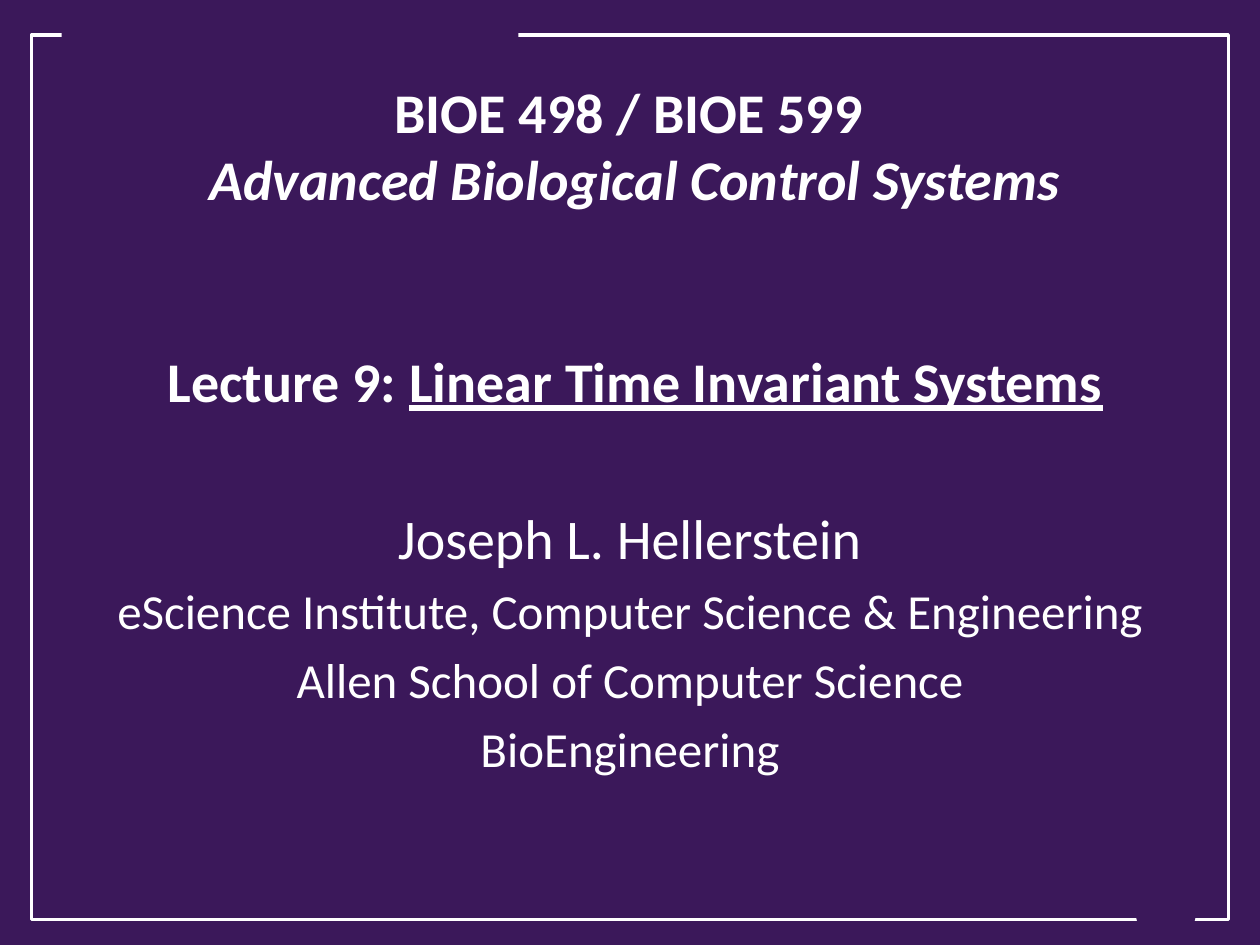
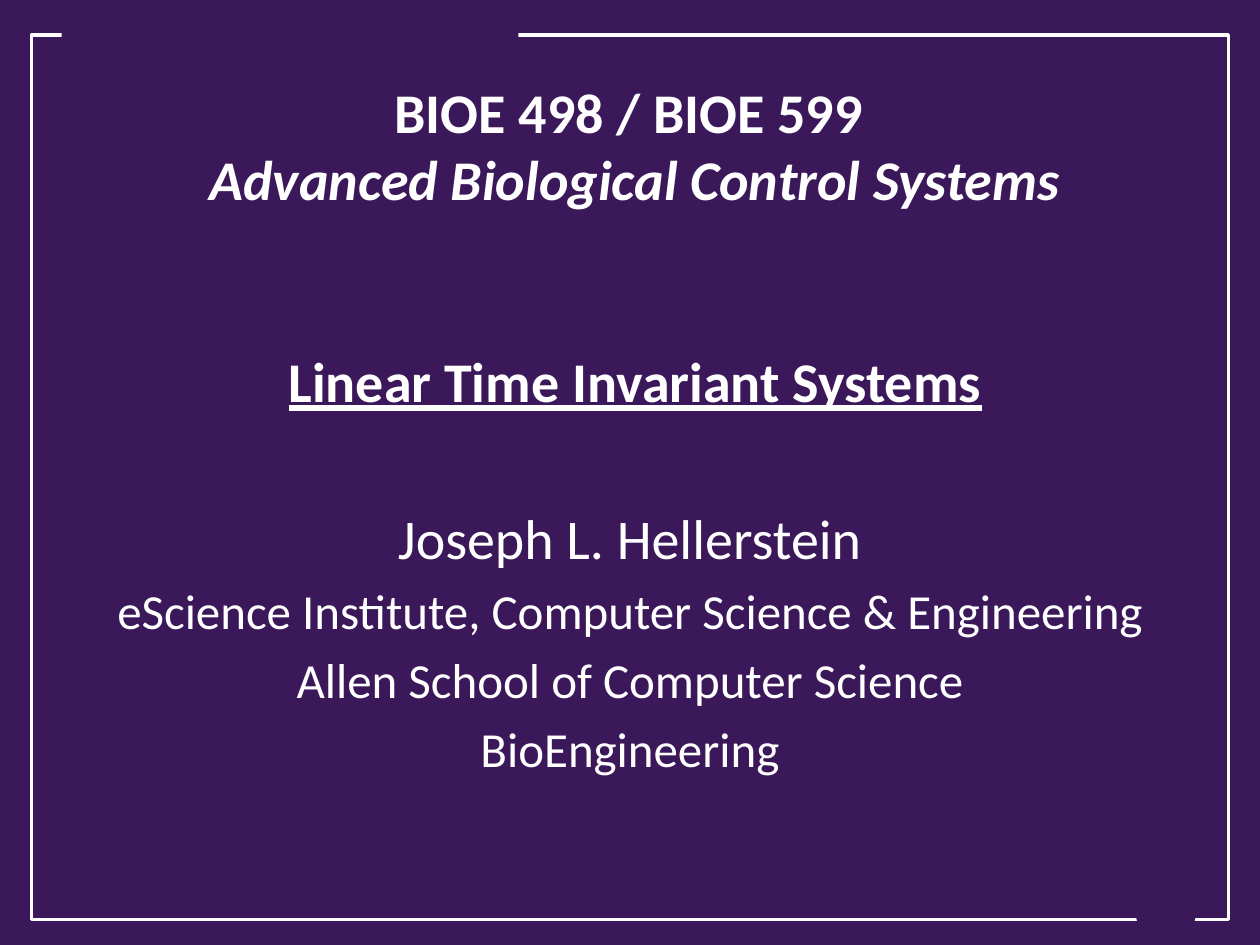
Before and after one commit to joseph-hellerstein/advanced-controls-lectures, a slide deck: slide 1 of lectures/lecture_09-linear_time_invariant_systems/linear_time_invariant_systems.pptx. Drawn at 1260x945 pixels with LibreOffice and Linux fonts; fonts in the diff are those of the drawing; background and template pictures are left out. Boxes give left, top, right and bottom in pixels: in the first picture for what was removed or moved away, otherwise in the second. Text is boxed around its words. In the diff, an @@ line names an element or a change of style, - is before the commit and + after.

Commit message:
Updated lecture

```diff
--- a/lectures/lecture_09-linear_time_invariant_systems/linear_time_invariant_systems.pptx
+++ b/lectures/lecture_09-linear_time_invariant_systems/linear_time_invariant_systems.pptx
@@ title at (210, 94, 1059, 411): text changed @@
-BIOE 498 / BIOE 599
-Advanced Biological Control Systems
-Lecture 9: Linear Time Invariant Systems
+BIOE 498 / BIOE 599
+Advanced Biological Control Systems
+Linear Time Invariant Systems
```
Also in this commit, not shown: 1 other slide changed, 7 slides added.
